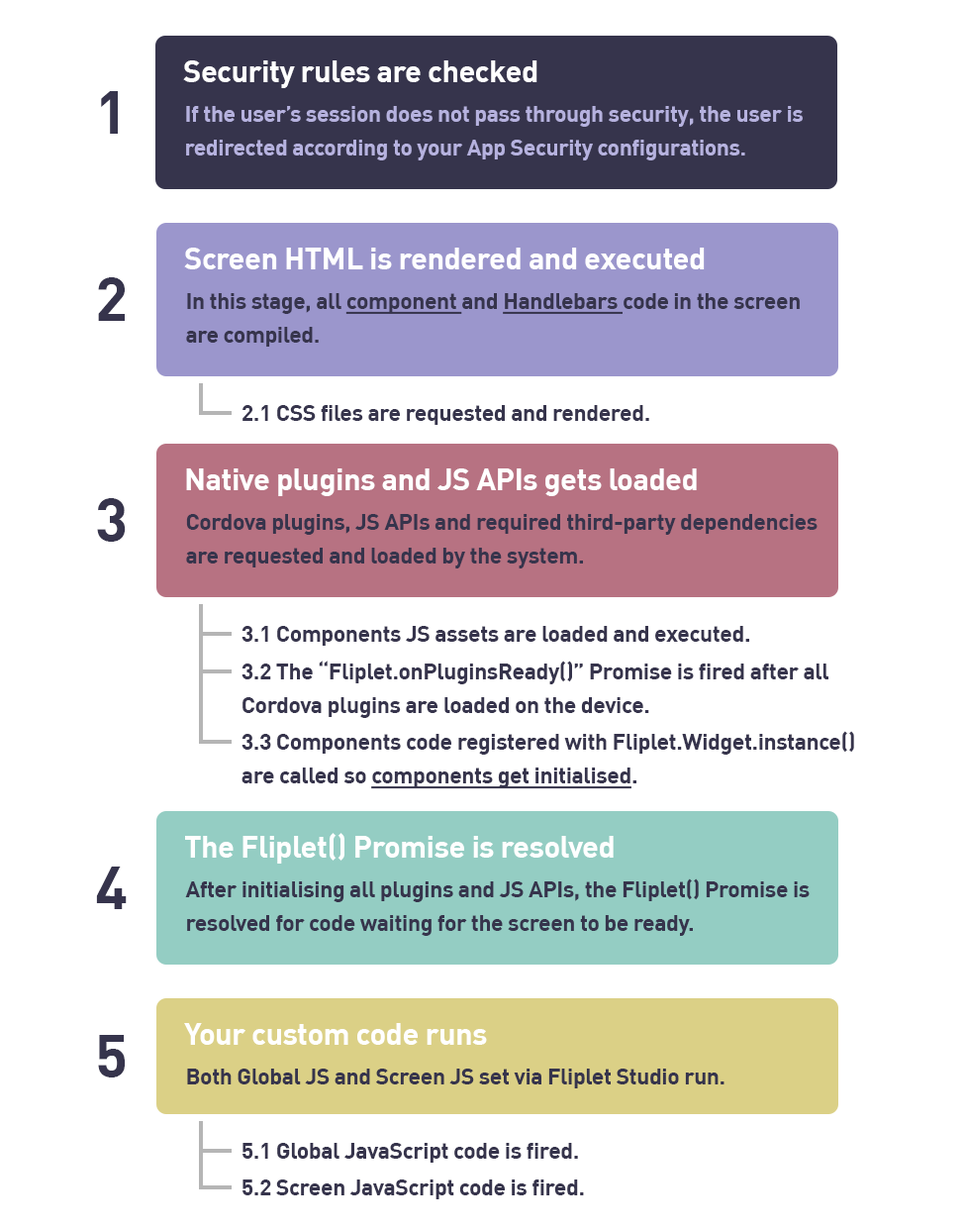
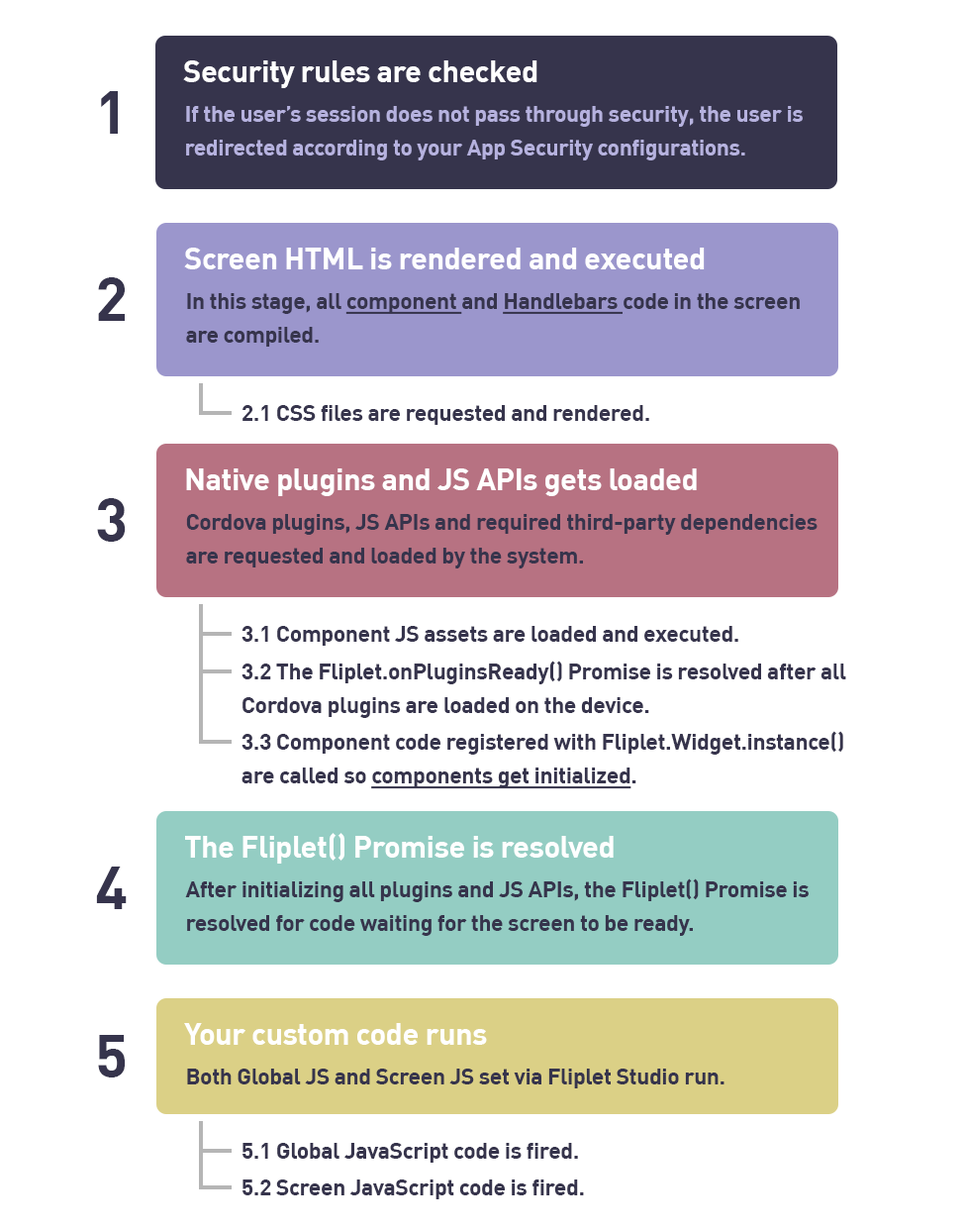
Layered file, before and after one edit (w=965, h=1230). Changes by layer:
renamed "After initialising all plugins and JS APIs, the Fliplet() Promi" to "After initializing all plugins and JS APIs, the Fliplet() Promi", painted on it over [302, 878, 810, 902]
renamed "3.3 Components code registered with Fliplet.Widget.instance() a" to "3.3 Component code registered with Fliplet.Widget.instance() ar", painted on it over [390, 730, 855, 790]
renamed "3.2 The “Fliplet.onPluginsReady()” Promise is fired after all C" to "3.2 The Fliplet.onPluginsReady() Promise is resolved after all", painted on it over [318, 660, 847, 685]
renamed "3.1 Components JS assets are loaded and executed." to "3.1 Component JS assets are loaded and executed.", painted on it over [390, 625, 750, 642]
